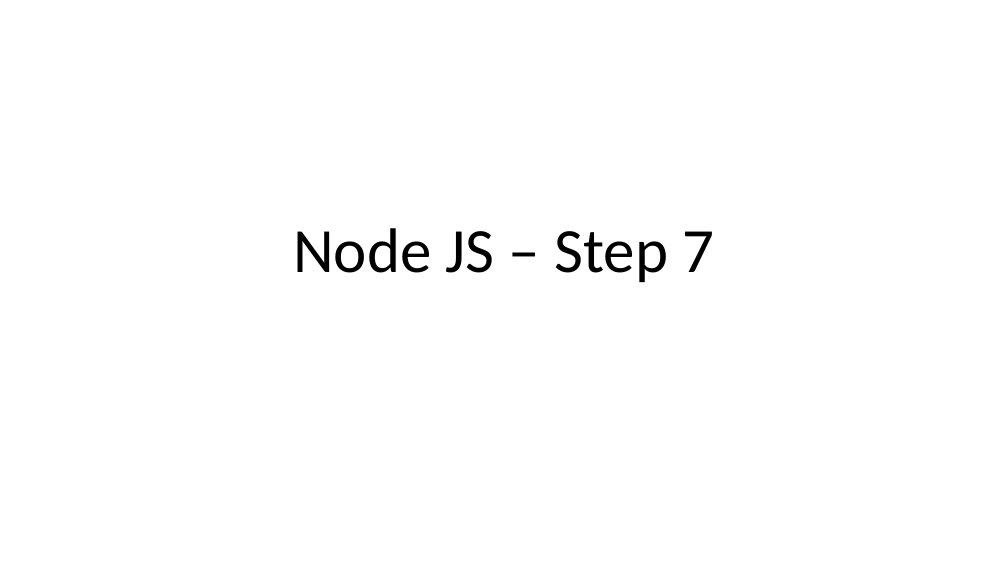
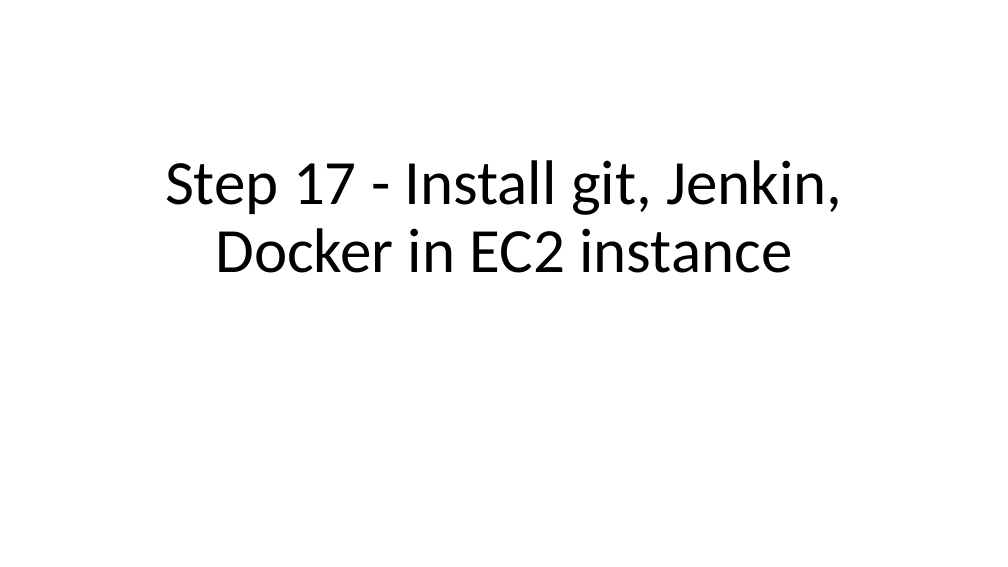
Before and after one commit to Kaleakash/mean_stack_running_capstone, a slide deck: slide 1 of Phase 4/Step 17 - Install git, Jenkin, Docker in EC2 instance.pptx. Drawn at 1008x567 pixels with LibreOffice and Linux fonts; fonts in the diff are those of the drawing. Boxes give left, top, right and bottom in pixels: in the first picture for what was removed or moved away, otherwise in the second. Text is boxed around its words. In the diff, an @@ line names an element or a change of style, - is before the commit and + after.

```diff
--- a/Phase 4/Step 17 - Install git, Jenkin, Docker in EC2 instance.pptx
+++ b/Phase 4/Step 17 - Install git, Jenkin, Docker in EC2 instance.pptx
@@ title at bbox=[165, 160, 842, 273]: text changed @@
-Node JS – Step 7
+Step 17 - Install git, Jenkin, Docker in EC2 instance
```
Also in this commit, not shown: 25 slides added, 7 slides removed, 7 other files.
